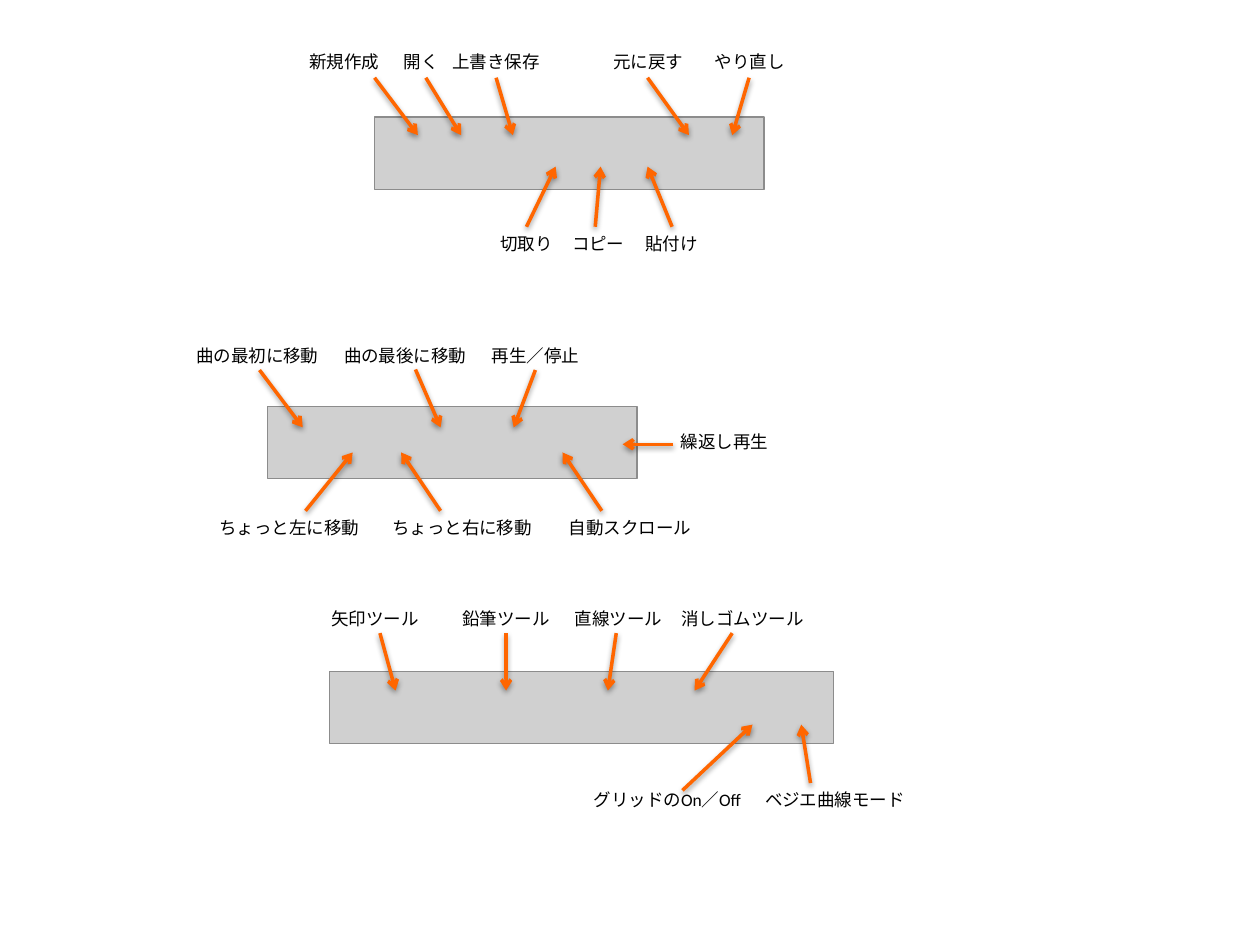
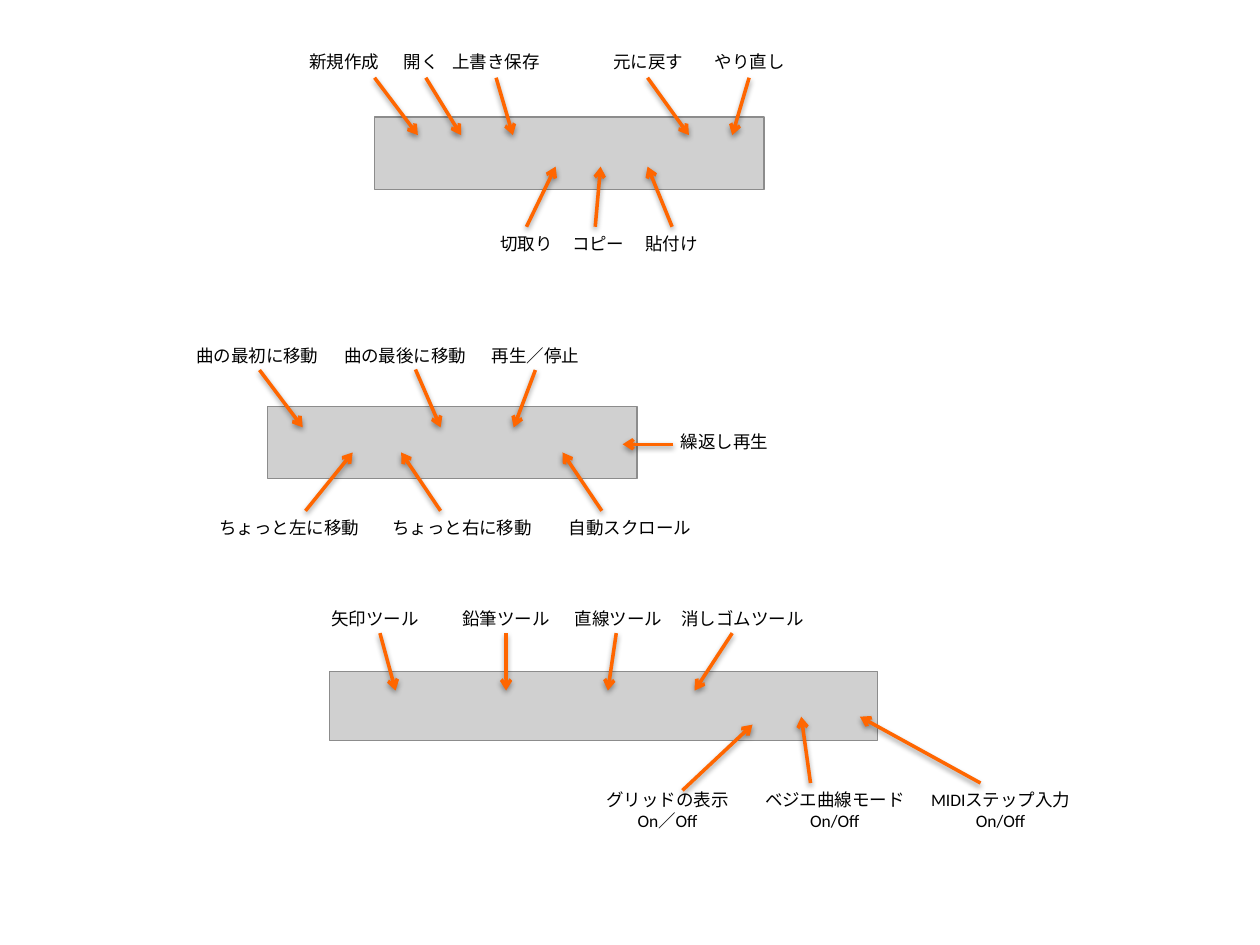
Before and after one commit to cadencii/cadencii, a slide deck: slide 1 of Cadencii/manual/manual.pptx. Drawn at 1260x945 pixels with LibreOffice and Linux fonts; fonts in the diff are those of the drawing; grey boxes stand for pictures. Boxes give left, top, right and bottom in pixels: in the first picture for what was removed or moved away, otherwise in the second. Text is boxed around its words. In the diff, an @@ line names an element or a change of style, - is before the commit and + after.

```diff
--- a/Cadencii/manual/manual.pptx
+++ b/Cadencii/manual/manual.pptx
@@ picture: place and size @@
-picture at box(329, 672, 833, 743)
+picture at box(329, 672, 877, 741)
@@ arrow moved from (810, 782) - (801, 724) to (810, 782) - (801, 717) @@
@@ arrow added from (980, 782) to (861, 717), #FF6600 2 pt @@
@@ text at box(606, 788, 728, 829): text changed @@
-グリッドのOn／Off
+グリッドの表示
+On／Off
@@ text added at box(931, 792, 1070, 828), 10 pt, text #000000 @@
+MIDIステップ入力
+On/Off
@@ text at box(810, 815, 859, 828): paragraph added @@
+On/Off
```
Also in this commit, not shown: 6 other files.
